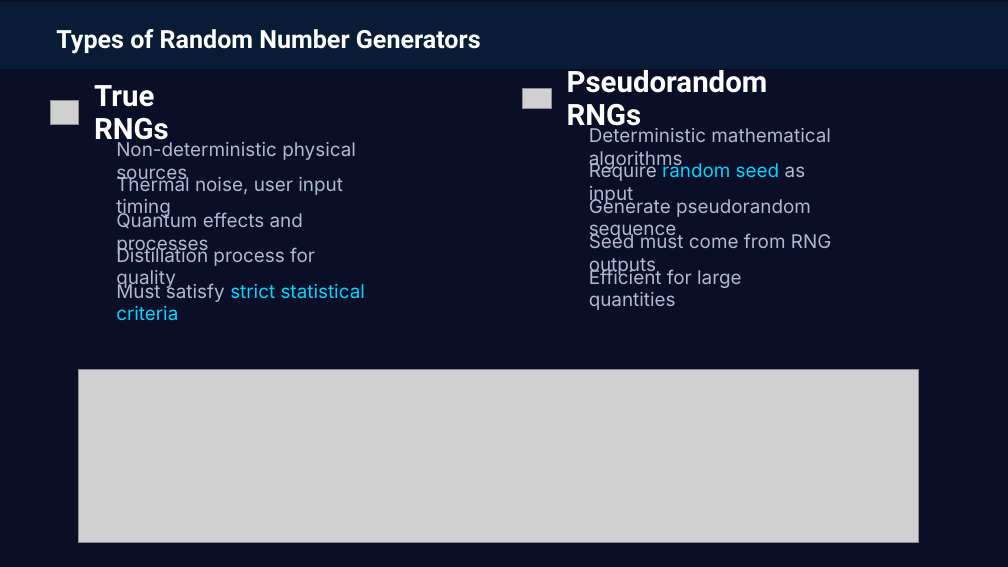
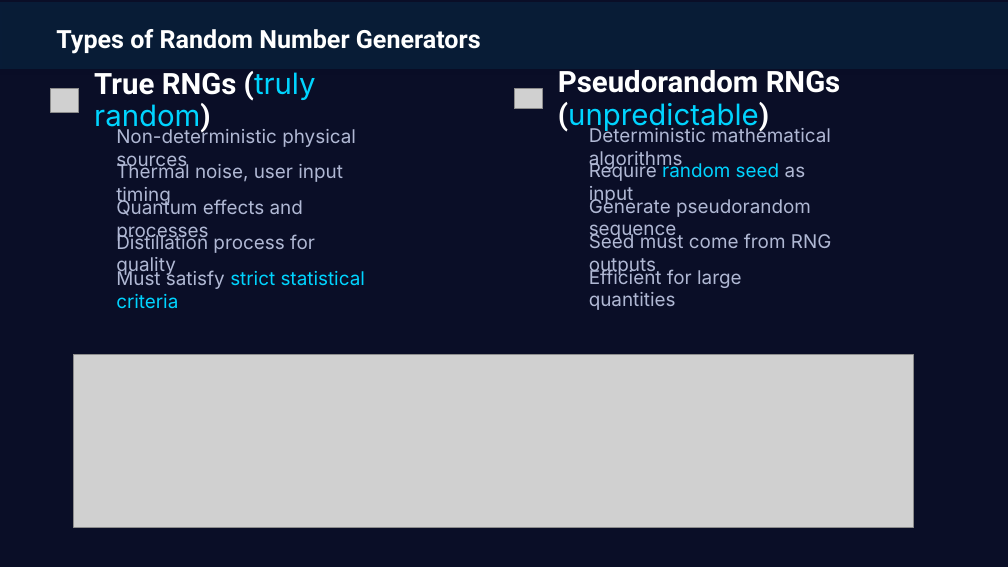
Before and after one commit to 7elmie/EGQCC, a slide deck: slide 3 of Presentations/4.True Randomness Testing & Random Number Generators.pptx. Drawn at 1008x567 pixels with LibreOffice and Linux fonts; fonts in the diff are those of the drawing; grey boxes stand for pictures; background and template pictures are left out. Boxes give left, top, right and bottom in pixels: in the first picture for what was removed or moved away, otherwise in the second. Text is boxed around its words. In the diff, an @@ line names an element or a change of style, - is before the commit and + after.

```diff
--- a/Presentations/4.True Randomness Testing & Random Number Generators.pptx
+++ b/Presentations/4.True Randomness Testing & Random Number Generators.pptx
@@ text at [94, 71, 316, 133]: text changed; font Roboto to Inter; text colour #FFFFFF to #00D4FF; bold off @@
-True RNGs
+True RNGs (truly random)
@@ picture: place and size @@
-picture at [523, 88, 551, 109]
+picture at [514, 88, 542, 109]
@@ text at [558, 70, 841, 133]: text changed @@
-Pseudorandom RNGs
+Pseudorandom RNGs (unpredictable)
@@ text "Non-deterministic physical sources": place and size @@
-text "Non-deterministic physical sources" at [116, 142, 356, 184]
+text "Non-deterministic physical sources" at [116, 128, 356, 171]
@@ 4 texts, 1 picture: place and size @@
-4 texts, 1 picture at [51, 101, 365, 320]
+4 texts, 1 picture at [51, 88, 365, 308]
@@ picture: place and size @@
-picture at [79, 370, 918, 543]
+picture at [74, 355, 913, 528]
```
Also in this commit, not shown: 3 other slides changed, 1 slide removed, 1 other file.
